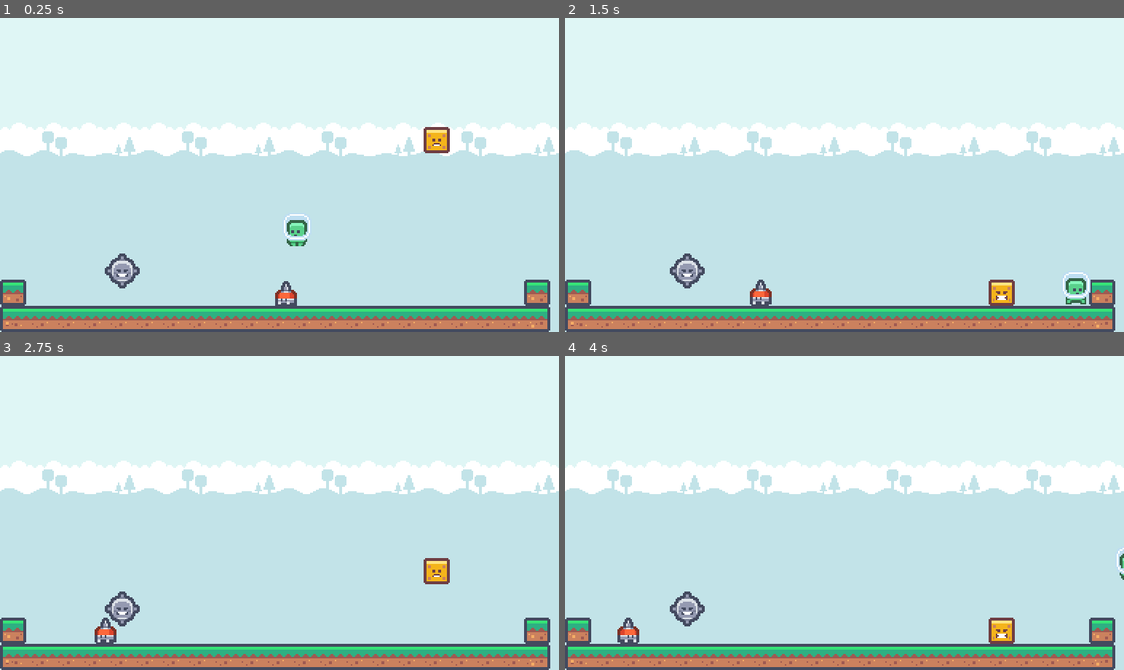
Above: before the commit, frames 1-4 (two rows, left to right).
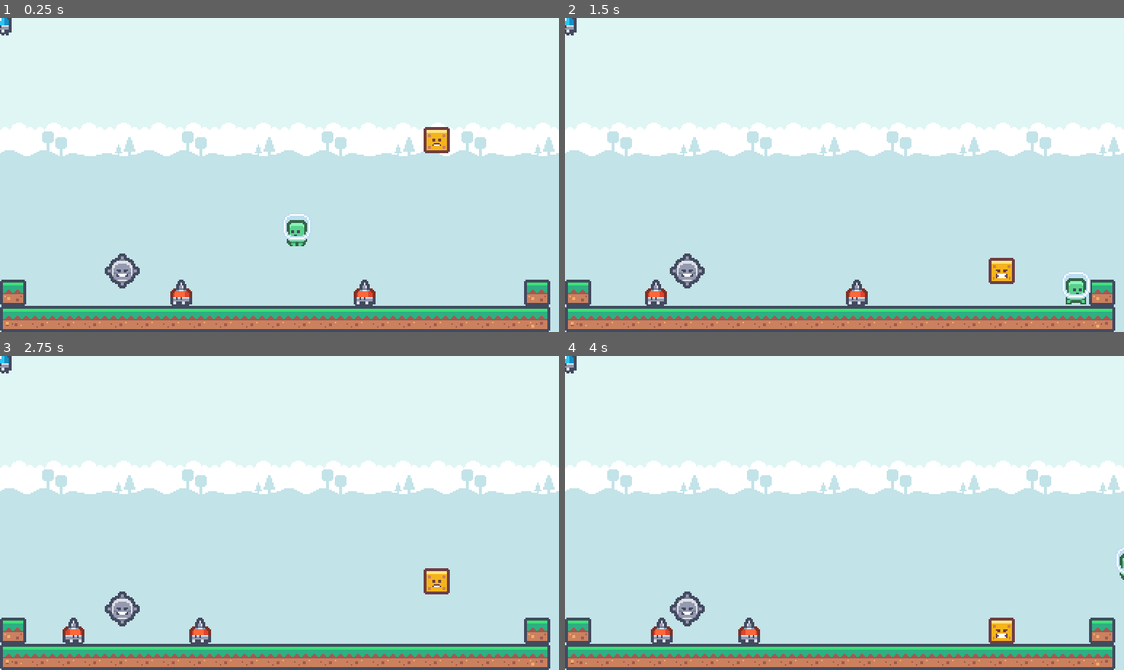
Above: after the commit, the same moments.

Repository: eliotcowley/godot-2d-platformer-example
Game: Godot game, scene res://main.tscn
Two runs of this game, one before a commit and one after it. Both use one fixed random seed, a clock stepped at 60 frames per second and the inputs below.
Inputs:
- Up to frame 1 (0.25 s): no input
- Up to frame 2 (1.5 s): hold Right (move_right) from 0.53 s (still down); tap Up (jump) at 0.77 s
- Up to frame 3 (2.75 s): tap Up (jump) at 1.52 s; release Right (move_right) at 2.03 s; hold Left (move_left) from 2.03 s (still down)
- Up to frame 4 (4 s): release Left (move_left) at 2.78 s; hold Right (move_right) from 2.78 s (still down); tap Up (jump) at 3.02, 3.77 s

The runs differ from the first frame. In frame 1, 0.8% of the frame differs, in the area x 0-68%, y 0-92%; in frame 2, 1.5%, in the area x 0-81%, y 0-92%; in frame 3, 1.3%; in frame 4, 0.8%.

Commit message:
Added type safety

Diff:
--- a/2d-platformer-example/death_zone/death_zone.gd
+++ b/2d-platformer-example/death_zone/death_zone.gd
@@ -7,5 +7,5 @@
 
 
 func _on_body_entered(body: Node2D) -> void:
-	var player = body as Player
+	var player: Player = body as Player
 	player.die()
--- a/2d-platformer-example/main.tscn
+++ b/2d-platformer-example/main.tscn
@@ -8,6 +8,7 @@
 [ext_resource type="PackedScene" uid="uid://bd61kjiebpds7" path="res://death_zone/death_zone.tscn" id="5_lquwl"]
 [ext_resource type="PackedScene" uid="uid://cqsbyuql5g4ts" path="res://thwomp/thwomp.tscn" id="6_7mycd"]
 [ext_resource type="PackedScene" uid="uid://d2yaus7qhqhqn" path="res://spiny/spiny.tscn" id="8_5vw27"]
+[ext_resource type="Texture2D" uid="uid://6y5axg8w3dvb" path="res://tilemaps/tilemap-characters_packed.png" id="9_kek77"]
 
 [sub_resource type="TileSetAtlasSource" id="TileSetAtlasSource_5vw27"]
 texture = ExtResource("2_272bh")
@@ -235,6 +236,40 @@
 physics_layer_0/collision_mask = 0
 sources/0 = SubResource("TileSetAtlasSource_0xm2m")
 
+[sub_resource type="AtlasTexture" id="AtlasTexture_4c57u"]
+atlas = ExtResource("9_kek77")
+region = Rect2(48, 48, 24, 24)
+
+[sub_resource type="AtlasTexture" id="AtlasTexture_efxa6"]
+atlas = ExtResource("9_kek77")
+region = Rect2(0, 48, 24, 24)
+
+[sub_resource type="AtlasTexture" id="AtlasTexture_dg77c"]
+atlas = ExtResource("9_kek77")
+region = Rect2(24, 48, 24, 24)
+
+[sub_resource type="SpriteFrames" id="SpriteFrames_ycdy4"]
+animations = [{
+"frames": [{
+"duration": 1.0,
+"texture": SubResource("AtlasTexture_4c57u")
+}],
+"loop": true,
+"name": &"hide",
+"speed": 5.0
+}, {
+"frames": [{
+"duration": 1.0,
+"texture": SubResource("AtlasTexture_efxa6")
+}, {
+"duration": 1.0,
+"texture": SubResource("AtlasTexture_dg77c")
+}],
+"loop": true,
+"name": &"move",
+"speed": 5.0
+}]
+
 [node name="Main" type="Node"]
 script = ExtResource("1_0xm2m")
 
@@ -263,4 +298,14 @@
 position = Vector2(288, 72)
 
 [node name="Spiny" parent="." instance=ExtResource("8_5vw27")]
-position = Vector2(198, 162)
+position = Vector2(126, 162)
+
+[node name="Spiny2" parent="." instance=ExtResource("8_5vw27")]
+position = Vector2(252, 162)
+
+[node name="Roomba" type="CharacterBody2D" parent="."]
+
+[node name="AnimatedSprite2D" type="AnimatedSprite2D" parent="Roomba"]
+sprite_frames = SubResource("SpriteFrames_ycdy4")
+animation = &"move"
+autoplay = "move"
--- a/2d-platformer-example/player/player.gd
+++ b/2d-platformer-example/player/player.gd
@@ -27,9 +27,9 @@
 		%AnimatedSprite2D.rotate(self.die_rotation)
 
 	if !self.is_rotating and %Area2DUp.has_overlapping_bodies() and %Area2DDown.has_overlapping_bodies():
-		var overlappingBodiesUp = %Area2DUp.get_overlapping_bodies()
+		var overlappingBodiesUp: Array[Node2D] = %Area2DUp.get_overlapping_bodies()
 		if overlappingBodiesUp[0] is Thwomp:
-			var thwomp = overlappingBodiesUp[0] as Thwomp
+			var thwomp: Thwomp = overlappingBodiesUp[0] as Thwomp
 			if thwomp.is_angry:
 				self.die()
 		else:
@@ -45,7 +45,7 @@
 
 	# Get the input direction and handle the movement/deceleration.
 	# As good practice, you should replace UI actions with custom gameplay actions.
-	var direction := Input.get_axis("move_left", "move_right")
+	var direction: float = Input.get_axis("move_left", "move_right")
 	if direction:
 		velocity.x = direction * speed
 		%AnimatedSprite2D.play("run")
--- a/2d-platformer-example/project.godot
+++ b/2d-platformer-example/project.godot
@@ -14,6 +14,11 @@
 run/main_scene="uid://chu783qcbod13"
 config/features=PackedStringArray("4.4", "GL Compatibility")
 config/icon="res://icon.svg"
+
+[debug]
+
+gdscript/warnings/untyped_declaration=2
+gdscript/warnings/inferred_declaration=2
 
 [display]
 
--- /dev/null
+++ b/2d-platformer-example/roomba/roomba.tscn
@@ -0,0 +1,53 @@
+[gd_scene load_steps=7 format=3 uid="uid://1n0jk47tgws8"]
+
+[ext_resource type="Texture2D" uid="uid://6y5axg8w3dvb" path="res://tilemaps/tilemap-characters_packed.png" id="1_284wc"]
+
+[sub_resource type="AtlasTexture" id="AtlasTexture_4c57u"]
+atlas = ExtResource("1_284wc")
+region = Rect2(48, 48, 24, 24)
+
+[sub_resource type="AtlasTexture" id="AtlasTexture_efxa6"]
+atlas = ExtResource("1_284wc")
+region = Rect2(0, 48, 24, 24)
+
+[sub_resource type="AtlasTexture" id="AtlasTexture_dg77c"]
+atlas = ExtResource("1_284wc")
+region = Rect2(24, 48, 24, 24)
+
+[sub_resource type="SpriteFrames" id="SpriteFrames_ycdy4"]
+animations = [{
+"frames": [{
+"duration": 1.0,
+"texture": SubResource("AtlasTexture_4c57u")
+}],
+"loop": true,
+"name": &"hide",
+"speed": 5.0
+}, {
+"frames": [{
+"duration": 1.0,
+"texture": SubResource("AtlasTexture_efxa6")
+}, {
+"duration": 1.0,
+"texture": SubResource("AtlasTexture_dg77c")
+}],
+"loop": true,
+"name": &"move",
+"speed": 5.0
+}]
+
+[sub_resource type="RectangleShape2D" id="RectangleShape2D_284wc"]
+size = Vector2(13, 11.5)
+
+[node name="Roomba" type="CharacterBody2D"]
+
+[node name="AnimatedSprite2D" type="AnimatedSprite2D" parent="."]
+texture_filter = 1
+sprite_frames = SubResource("SpriteFrames_ycdy4")
+animation = &"move"
+autoplay = "move"
+centered = false
+
+[node name="CollisionShape2D" type="CollisionShape2D" parent="."]
+position = Vector2(12, 18)
+shape = SubResource("RectangleShape2D_284wc")
--- a/2d-platformer-example/spiky/spiky.gd
+++ b/2d-platformer-example/spiky/spiky.gd
@@ -7,5 +7,5 @@
 
 
 func _on_body_entered(body: Node2D) -> void:
-	var player = body as Player
+	var player: Player = body as Player
 	player.die()
--- /dev/null
+++ b/2d-platformer-example/spiny/hide_zones.gd
@@ -0,0 +1,12 @@
+extends Area2D
+
+signal hide
+signal unhide
+
+
+func _on_body_entered(body: Node2D) -> void:
+	hide.emit()
+
+
+func _on_body_exited(body: Node2D) -> void:
+	unhide.emit()
--- /dev/null
+++ b/2d-platformer-example/spiny/hide_zones.tscn
@@ -0,0 +1,21 @@
+[gd_scene load_steps=3 format=3 uid="uid://basmhw856ntl6"]
+
+[ext_resource type="Script" uid="uid://cflu7jb4nhxm4" path="res://spiny/hide_zones.gd" id="1_clvqp"]
+
+[sub_resource type="RectangleShape2D" id="RectangleShape2D_kb08o"]
+size = Vector2(8, 10)
+
+[node name="HideZones" type="Area2D"]
+collision_mask = 2
+script = ExtResource("1_clvqp")
+
+[node name="CollisionShape2DLeft" type="CollisionShape2D" parent="."]
+position = Vector2(1, 19)
+shape = SubResource("RectangleShape2D_kb08o")
+
+[node name="CollisionShape2D2Right" type="CollisionShape2D" parent="."]
+position = Vector2(24, 19)
+shape = SubResource("RectangleShape2D_kb08o")
+
+[connection signal="body_entered" from="." to="." method="_on_body_entered"]
+[connection signal="body_exited" from="." to="." method="_on_body_exited"]
--- a/2d-platformer-example/spiny/spiny.gd
+++ b/2d-platformer-example/spiny/spiny.gd
@@ -3,16 +3,39 @@
 @export var speed: float = 1.0
 
 var direction: float = -1.0
+var hiding: bool = false
 
 
 func _physics_process(delta: float) -> void:
-	if %RayCast2DRight.is_colliding():
-		direction = -1.0
-		%AnimatedSprite2D.flip_h = false
-	elif %RayCast2DLeft.is_colliding():
-		direction = 1.0
-		%AnimatedSprite2D.flip_h = true
+	if hiding:
+		self.velocity.x = 0.0
+	else:
+		self.velocity.x = direction * self.speed
 
-	self.velocity.x = direction * self.speed
 	self.velocity.y = get_gravity().y
 	self.move_and_slide()
+
+
+func _on_spike_body_entered(body: Node2D) -> void:
+	var player: Player = body as Player
+	player.die()
+
+
+func _on_hide_zones_hide() -> void:
+	%AnimatedSprite2D.play("hide")
+	self.hiding = true
+
+
+func _on_hide_zones_unhide() -> void:
+	%AnimatedSprite2D.play("move")
+	self.hiding = false
+
+
+func _on_turning_left_collided() -> void:
+	direction = 1
+	%AnimatedSprite2D.flip_h = true
+
+
+func _on_turning_right_collided() -> void:
+	direction = -1
+	%AnimatedSprite2D.flip_h = false
--- a/2d-platformer-example/spiny/spiny.tscn
+++ b/2d-platformer-example/spiny/spiny.tscn
@@ -1,7 +1,13 @@
-[gd_scene load_steps=7 format=3 uid="uid://d2yaus7qhqhqn"]
+[gd_scene load_steps=11 format=3 uid="uid://d2yaus7qhqhqn"]
 
 [ext_resource type="Texture2D" uid="uid://6y5axg8w3dvb" path="res://tilemaps/tilemap-characters_packed.png" id="1_435km"]
 [ext_resource type="Script" uid="uid://d3gw7tfbcv86e" path="res://spiny/spiny.gd" id="1_jh7hm"]
+[ext_resource type="PackedScene" uid="uid://gddxrcb7pfxg" path="res://spiny/turning.tscn" id="3_16lby"]
+[ext_resource type="PackedScene" uid="uid://basmhw856ntl6" path="res://spiny/hide_zones.tscn" id="4_7okwr"]
+
+[sub_resource type="AtlasTexture" id="AtlasTexture_jh7hm"]
+atlas = ExtResource("1_435km")
+region = Rect2(192, 24, 24, 24)
 
 [sub_resource type="AtlasTexture" id="AtlasTexture_kek77"]
 atlas = ExtResource("1_435km")
@@ -13,6 +19,14 @@
 
 [sub_resource type="SpriteFrames" id="SpriteFrames_efxa6"]
 animations = [{
+"frames": [{
+"duration": 1.0,
+"texture": SubResource("AtlasTexture_jh7hm")
+}],
+"loop": true,
+"name": &"hide",
+"speed": 5.0
+}, {
 "frames": [{
 "duration": 1.0,
 "texture": SubResource("AtlasTexture_kek77")
@@ -28,6 +42,9 @@
 [sub_resource type="RectangleShape2D" id="RectangleShape2D_5vw27"]
 size = Vector2(13.285, 10)
 
+[sub_resource type="RectangleShape2D" id="RectangleShape2D_jh7hm"]
+size = Vector2(5, 7)
+
 [node name="Spiny" type="CharacterBody2D"]
 script = ExtResource("1_jh7hm")
 speed = 50.0
@@ -36,22 +53,28 @@
 unique_name_in_owner = true
 texture_filter = 1
 sprite_frames = SubResource("SpriteFrames_efxa6")
-animation = &"move"
+animation = &"hide"
 autoplay = "move"
-frame = 1
-frame_progress = 0.524714
 centered = false
 
 [node name="CollisionShape2D" type="CollisionShape2D" parent="."]
 position = Vector2(12, 18)
 shape = SubResource("RectangleShape2D_5vw27")
 
-[node name="RayCast2DLeft" type="RayCast2D" parent="."]
+[node name="Turning" parent="." instance=ExtResource("3_16lby")]
 unique_name_in_owner = true
-position = Vector2(4, 17)
-target_position = Vector2(-1, 0)
 
-[node name="RayCast2DRight" type="RayCast2D" parent="."]
-unique_name_in_owner = true
-position = Vector2(19, 17)
-target_position = Vector2(1, 0)
+[node name="Spike" type="Area2D" parent="."]
+collision_mask = 2
+
+[node name="CollisionShape2D" type="CollisionShape2D" parent="Spike"]
+position = Vector2(12, 10)
+shape = SubResource("RectangleShape2D_jh7hm")
+
+[node name="HideZones" parent="." instance=ExtResource("4_7okwr")]
+
+[connection signal="left_collided" from="Turning" to="." method="_on_turning_left_collided"]
+[connection signal="right_collided" from="Turning" to="." method="_on_turning_right_collided"]
+[connection signal="body_entered" from="Spike" to="." method="_on_spike_body_entered"]
+[connection signal="hide" from="HideZones" to="." method="_on_hide_zones_hide"]
+[connection signal="unhide" from="HideZones" to="." method="_on_hide_zones_unhide"]
--- /dev/null
+++ b/2d-platformer-example/spiny/turning.gd
@@ -0,0 +1,12 @@
+extends Node2D
+
+signal left_collided
+signal right_collided
+
+
+func _physics_process(delta: float) -> void:
+	if %RayCast2DLeft.is_colliding():
+		left_collided.emit()
+
+	if %RayCast2DRight.is_colliding():
+		right_collided.emit()
--- /dev/null
+++ b/2d-platformer-example/spiny/turning.tscn
@@ -0,0 +1,16 @@
+[gd_scene load_steps=2 format=3 uid="uid://gddxrcb7pfxg"]
+
+[ext_resource type="Script" uid="uid://cks2xhso75u8h" path="res://spiny/turning.gd" id="1_cudvo"]
+
+[node name="Turning" type="Node2D"]
+script = ExtResource("1_cudvo")
+
+[node name="RayCast2DLeft" type="RayCast2D" parent="."]
+unique_name_in_owner = true
+position = Vector2(4, 17)
+target_position = Vector2(-1, 0)
+
+[node name="RayCast2DRight" type="RayCast2D" parent="."]
+unique_name_in_owner = true
+position = Vector2(19, 17)
+target_position = Vector2(1, 0)
--- a/2d-platformer-example/thwomp/thwomp.gd
+++ b/2d-platformer-example/thwomp/thwomp.gd
@@ -31,7 +31,7 @@
 			self.is_rising = false
 
 
-func on_fall_timer_timeout():
+func on_fall_timer_timeout() -> void:
 	%AnimatedSprite2D.play("idle")
 	self.is_angry = false
 	self.is_rising = true
Not shown: 1 places in 2d-platformer-example/main.tscn that only renumber resources
Not shown, added: 2d-platformer-example/spiny/hide_zones.gd.uid
Not shown, added: 2d-platformer-example/spiny/turning.gd.uid
